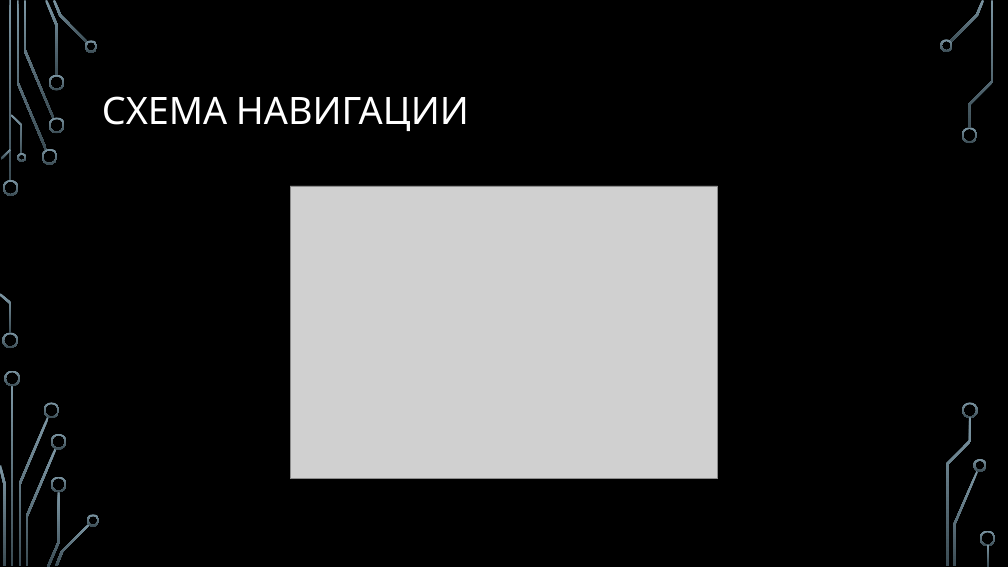
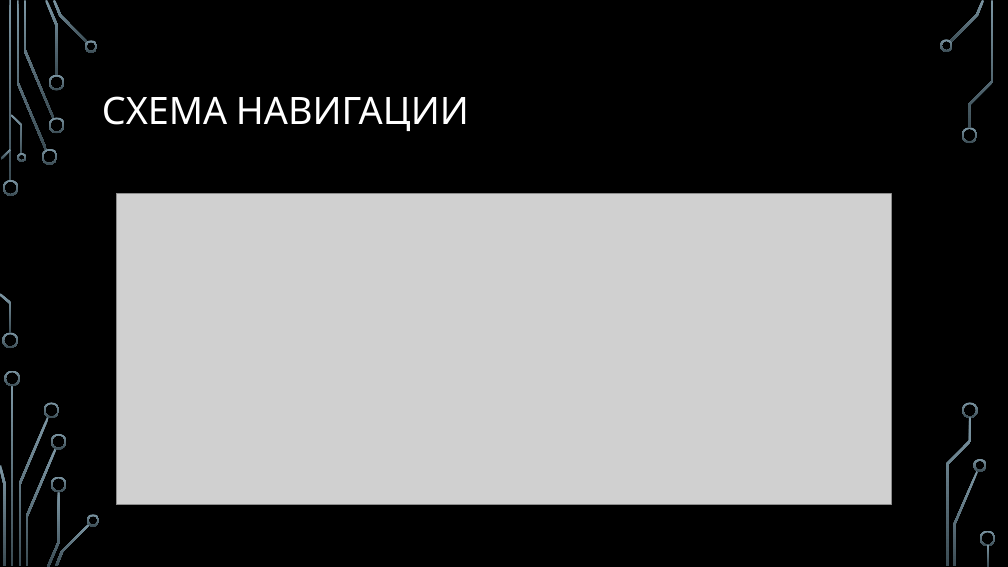
Before and after one commit to amphyzale/Distributed-Software-Systems, a slide deck: slide 17 of Course-Project/shame/Car Crash Today End.pptx. Drawn at 1008x567 pixels with LibreOffice and Linux fonts; fonts in the diff are those of the drawing; grey boxes stand for pictures; background and template pictures are left out. Boxes give left, top, right and bottom in pixels: in the first picture for what was removed or moved away, otherwise in the second. Text is boxed around its words. In the diff, an @@ line names an element or a change of style, - is before the commit and + after.

```diff
--- a/Course-Project/shame/Car Crash Today End.pptx
+++ b/Course-Project/shame/Car Crash Today End.pptx
@@ picture added at <box>116,194,892,505</box> @@
@@ picture removed at <box>290,186,718,479</box> @@
```
Also in this commit, not shown: 3 other slides changed, 5 other files.
